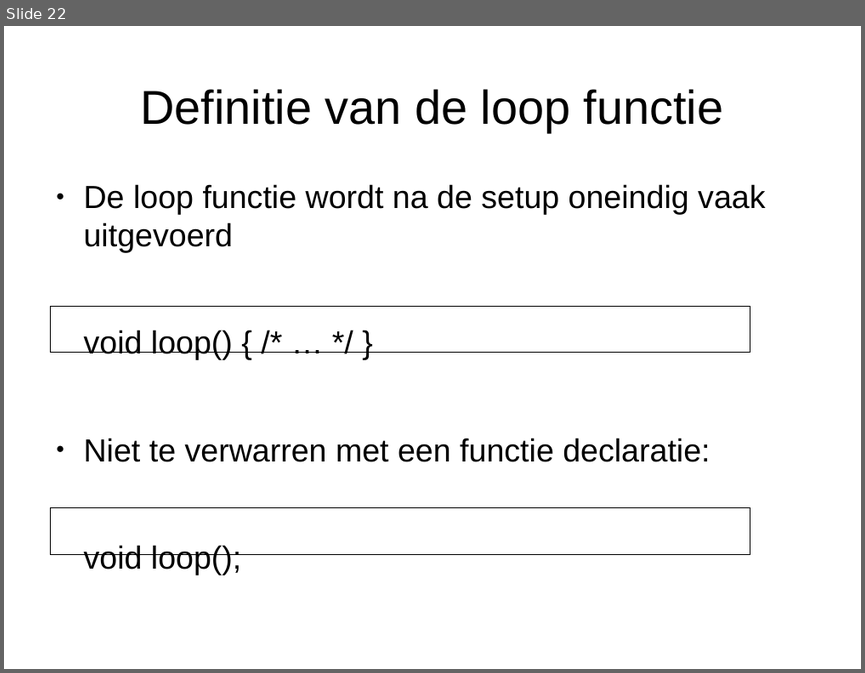
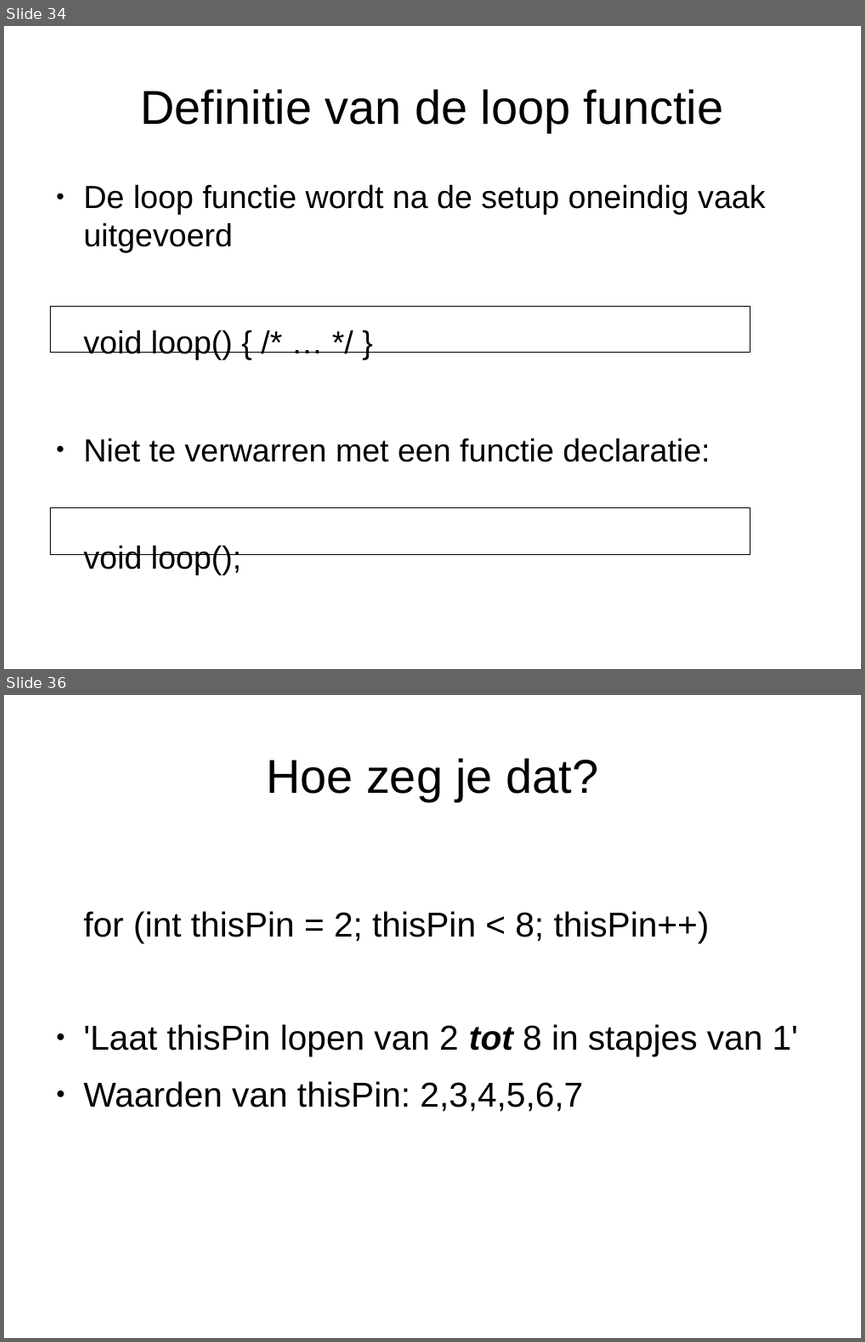
Before and after one commit to djog/arduino_cursus, a slide deck: Presentaties/Flitsuitleg3.odp. Shown one above the other, each under a label of ours: slide 22 before the commit, slides 34 and 36 after it; the slides between them are not shown. The pictures are 865x673 and 865x1342 pixels, drawn with LibreOffice and Linux fonts; fonts in the diff are those of the drawing. Boxes give left, top, right and bottom in pixels: in the first picture for what was removed or moved away, otherwise in the second. Text is boxed around its words. In the diff, an @@ line names an element or a change of style, - is before the commit and + after.

```diff
--- a/Presentaties/Flitsuitleg3.odp
+++ b/Presentaties/Flitsuitleg3.odp
@@ slide 36 added at bbox=[4, 695, 861, 1338], background #FFFFFF @@
@@ title added at bbox=[266, 758, 598, 801], 44 pt, text #000000 @@
+Hoe zeg je dat?
@@ text added at bbox=[84, 911, 798, 1111], 32 pt, text #000000 @@
+for (int thisPin = 2; thisPin < 8; thisPin++)
+● 'Laat thisPin lopen van 2 tot 8 in stapjes van 1'
+● Waarden van thisPin: 2,3,4,5,6,7
@@ what was slide 22 is now slide 34 @@
```
Also in this commit, not shown: 2 slides changed, 27 other slides added, 18 slides removed, 4 other files.
